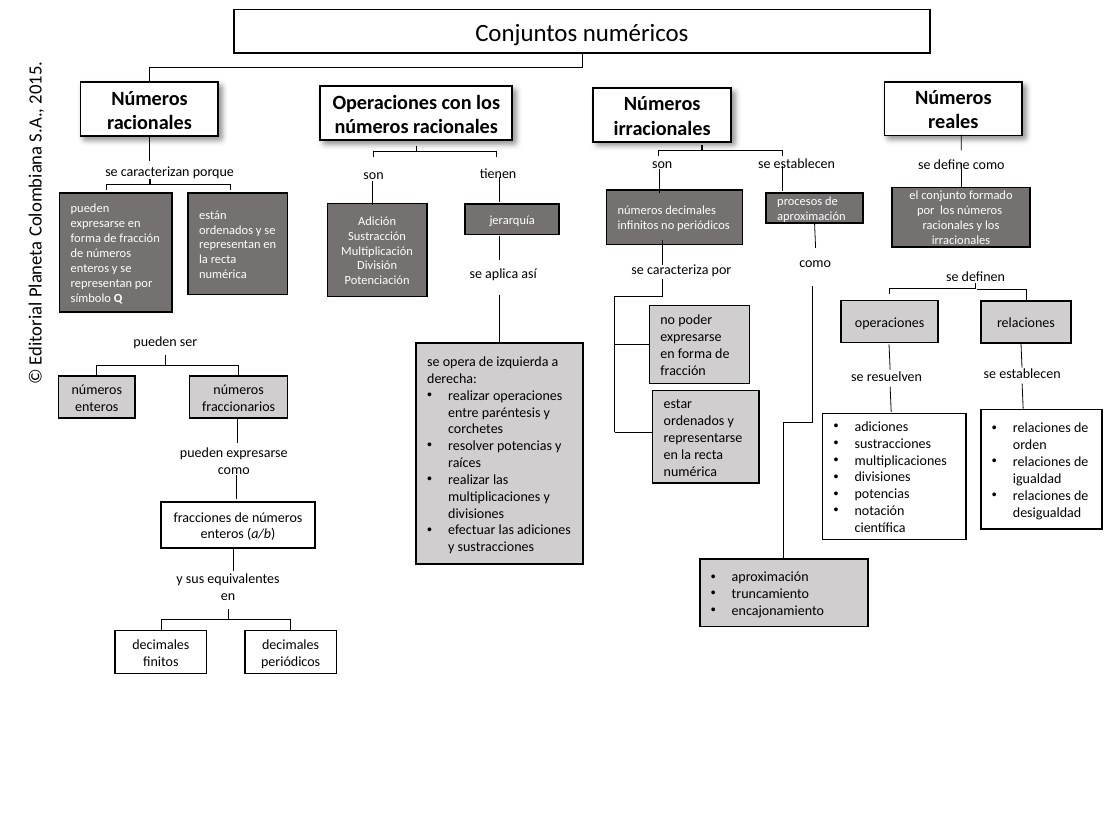
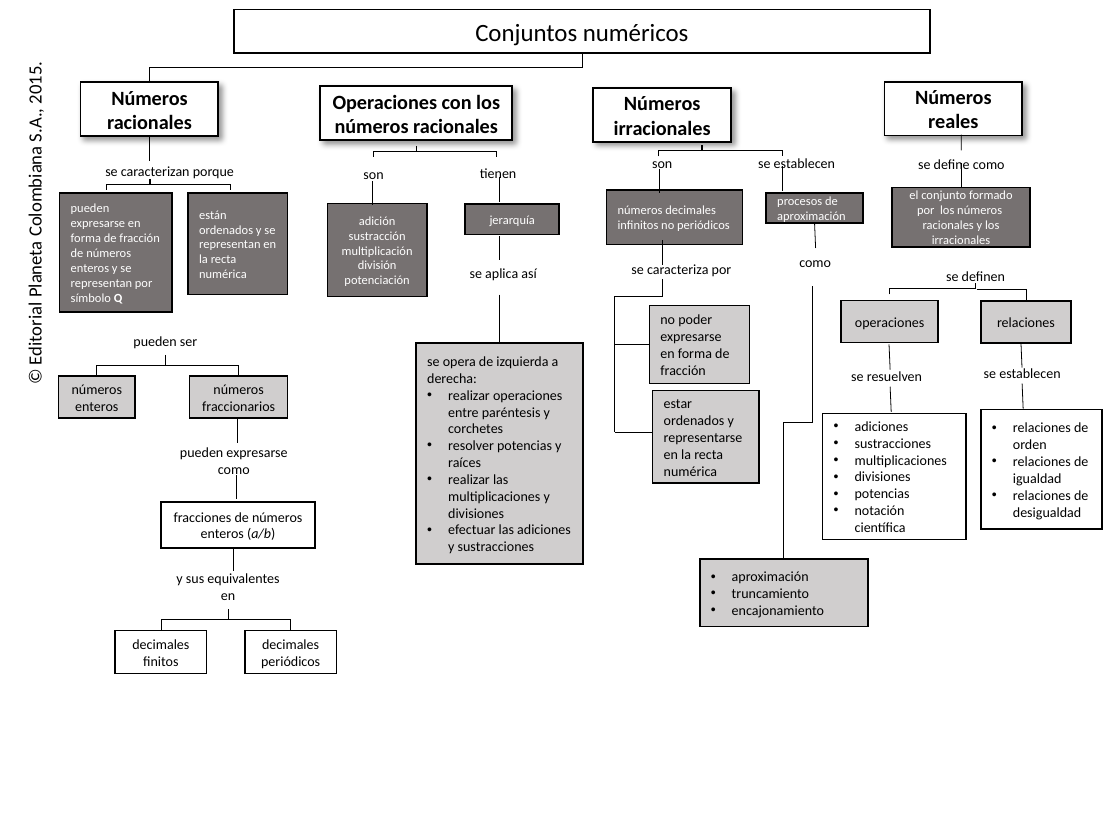
Before and after one commit to AulaPlanetaColombia/Matematicas, a slide deck: slide 1 of fuentes/contenidos/grado08/guion01/Mapa conceptual.pptx. Drawn at 1120x840 pixels with LibreOffice and Linux fonts; fonts in the diff are those of the drawing; background and template pictures are left out. Boxes give left, top, right and bottom in pixels: in the first picture for what was removed or moved away, otherwise in the second. Text is boxed around its words. In the diff, an @@ line names an element or a change of style, - is before the commit and + after.

```diff
--- a/fuentes/contenidos/grado08/guion01/Mapa conceptual.pptx
+++ b/fuentes/contenidos/grado08/guion01/Mapa conceptual.pptx
@@ text in rectangle at (x1=342, y1=216, x2=413, y2=286): text changed @@
-Adición
-Sustracción
-Multiplicación
-División
-Potenciación
+adición
+sustracción
+multiplicación
+división
+potenciación
```
Also in this commit, not shown: 4 other files.
